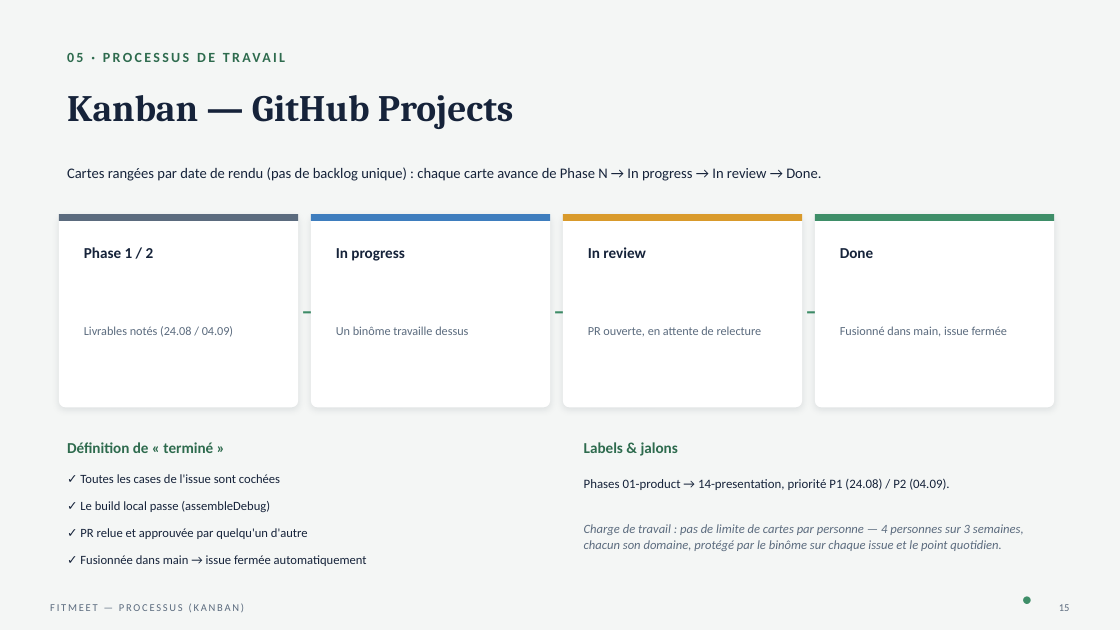
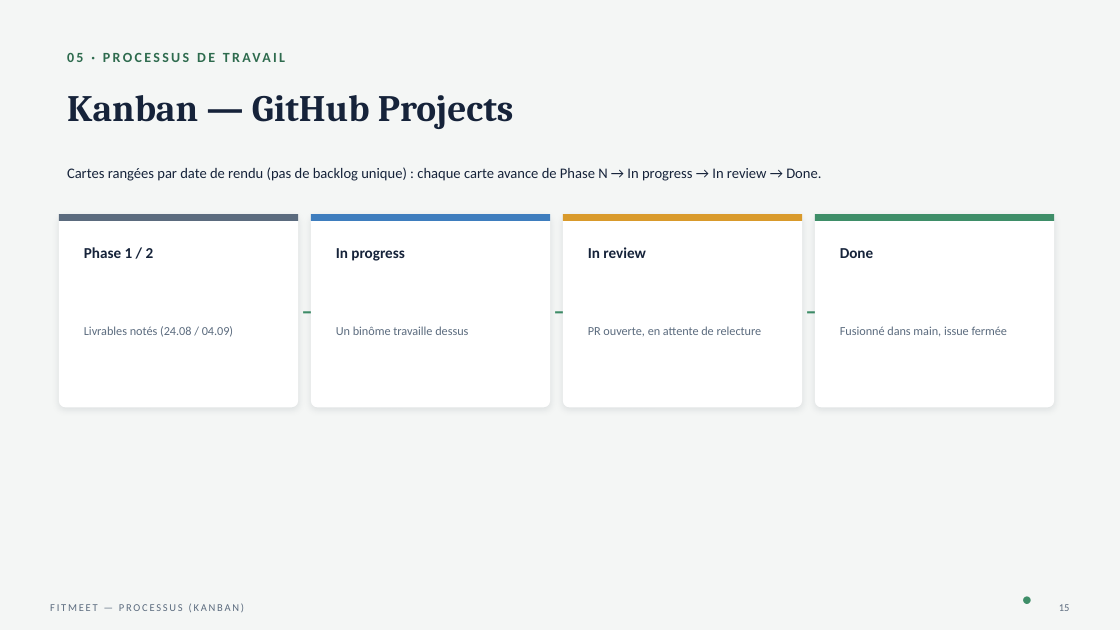
Before and after one commit to mircoprofico/FitMeet, a slide deck: slide 11 of presentation_w1/FitMeet_Presentation.pptx (slide 15 before the commit). Drawn at 1120x630 pixels with LibreOffice and Linux fonts; fonts in the diff are those of the drawing. Boxes give left, top, right and bottom in pixels: in the first picture for what was removed or moved away, otherwise in the second. Text is boxed around its words. In the diff, an @@ line names an element or a change of style, - is before the commit and + after.

```diff
--- a/presentation_w1/FitMeet_Presentation.pptx
+++ b/presentation_w1/FitMeet_Presentation.pptx
@@ text removed at (67, 442, 213, 453) @@
-Définition de « terminé »
@@ text removed at (584, 442, 678, 456) @@
-Labels & jalons
@@ text removed at (80, 474, 280, 483) @@
-✓ Toutes les cases de l'issue sont cochées
@@ text removed at (584, 479, 949, 490) @@
-Phases 01-product → 14-presentation, priorité P1 (24.08) / P2 (04.09).
@@ text removed at (80, 501, 270, 512) @@
-✓ Le build local passe (assembleDebug)
@@ text removed at (80, 528, 308, 539) @@
-✓ PR relue et approuvée par quelqu'un d'autre
@@ text removed at (584, 524, 1024, 551) @@
-Charge de travail : pas de limite de cartes par personne — 4 personnes sur 3 semaines, chacun son domaine, protégé par le binôme sur chaque issue et le point quotidien.
@@ text removed at (80, 555, 367, 566) @@
-✓ Fusionnée dans main → issue fermée automatiquement
```
Also in this commit, not shown: 9 other slides changed, 3 slides added, 6 slides removed, 4 other files.
